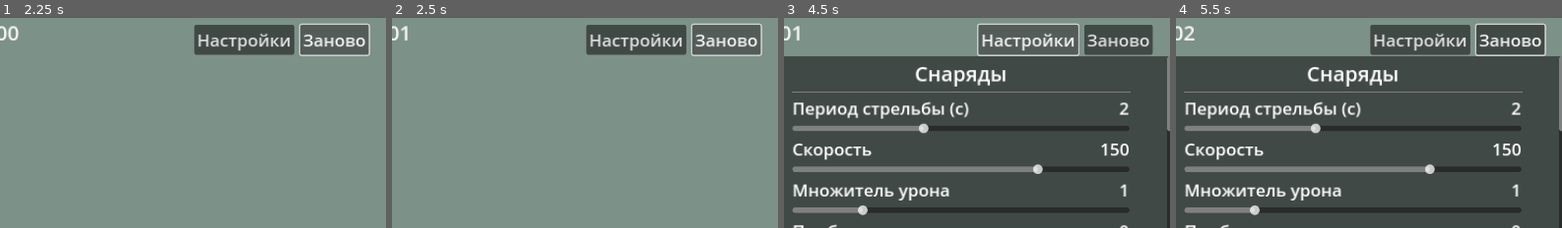
Above: before the commit, frames 1-4 (left to right).
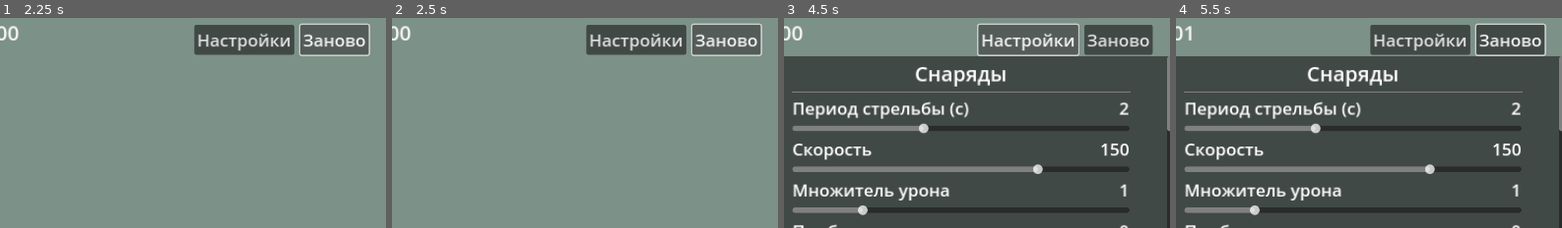
Above: after the commit, the same moments.

Repository: progstuff/2048TdPrototype
Game: Godot game, scene res://Data/WorldScene.tscn
Two runs of this game, one before a commit and one after it. Both use one fixed random seed, a clock stepped at 60 frames per second and the inputs below.
Inputs (mouse positions are % of the whole screen's width and height, from its top left):
- Up to frame 1 (2.25 s): tap Enter at 0.5 s; move the mouse to (71, 47) at 0.52 s; press the mouse at (71, 47) at 0.53 s; hold Right (right) 0.53-1.28 s; tap R (restart) at 1.25 s; move the mouse to (29, 58) at 1.27 s; release the mouse at (29, 58) at 1.28 s; hold Down (down) 1.28-2 s; click (29, 58) at 1.35 s; click "Заново" at 2 s
- Up to frame 2 (2.5 s): no input
- Up to frame 3 (4.5 s): click "Заново" at 2.75 s; click "Заново" at 3.5 s; click "Настройки" at 4.25 s
- Up to frame 4 (5.5 s): tap R (restart) at 5 s; move the mouse to (59, 29) at 5.02 s; press the mouse at (59, 29) at 5.03 s; hold Right (right) from 5.03 s (still down)
The pictures show only the part of the screen within x 49-99%, y 0-50%; the shares and areas given below are measured in that part.

Frame 1 is identical in both runs. In frame 2, 0.1% of the frame differs, in the area x 2-5%, y 3-11%; in frame 3, 0.1%; in frame 4, 0.1%.

Commit message:
Добавил бонус для калибра (увеличение скорости стрельбы)

Diff:
--- a/CalibrSpeedBonusScript.gd
+++ b/CalibrSpeedBonusScript.gd
@@ -1,4 +1,26 @@
 extends BonusElement
+
+@export var speedMultiplier = 4
+
+var wall = null
+var oldCoinChance = 0
 
 func _ready() -> void:
 	set_price(2)
+	bonusTime = 20
+	if(bonusTimer == null):
+		bonusTimer = $BonusTimer
+	bonusTimer.wait_time = bonusTime
+
+func set_wall(_wall: Node2D):
+	wall = _wall
+
+func activate_bonus():
+	if(wall == null):
+		return
+	wall.change_main_calibr_shoot_speed(speedMultiplier)
+	bonusTimer.start()
+
+func deactivate_bonus():
+	wall.set_normal_shoot_period()
+	bonusTimer.stop()
--- a/Data/BonusPanelScene.tscn
+++ b/Data/BonusPanelScene.tscn
@@ -31,3 +31,9 @@
 [node name="BonusContainer" type="HBoxContainer" parent="MarginContainer/VBoxContainer"]
 layout_mode = 2
 theme_override_constants/separation = 6
+
+[node name="BonusTimer" type="Timer" parent="."]
+process_mode = 1
+wait_time = 30.0
+
+[connection signal="timeout" from="BonusTimer" to="." method="_on_bonus_timer_timeout"]
--- a/Data/BonusPanelScript.gd
+++ b/Data/BonusPanelScript.gd
@@ -1,6 +1,7 @@
 extends PanelContainer
 
 @onready var container = $MarginContainer/VBoxContainer/BonusContainer
+@onready var bonusTimer = $BonusTimer
 
 var coinBonusScene = load("res://Data/CoinBonusScene.tscn")
 var calibrBonusScene = load("res://Data/CalibrBonusScene.tscn")
@@ -11,7 +12,7 @@
 func _ready() -> void:
 	pass
 
-func init(_enemySpawners: Node):
+func init(_enemySpawners: Node, _wall: Node2D):
 
 	if(!bonuses.is_empty()):
 		return
@@ -24,6 +25,7 @@
 
 	var calibrBonus = calibrBonusScene.instantiate()
 	calibrBonus.set_bonus_panel(self)
+	calibrBonus.set_wall(_wall)
 	calibrBonus.deactivate()
 	bonuses[1] = calibrBonus
 
@@ -31,6 +33,8 @@
 	fieldBonus.set_bonus_panel(self)
 	fieldBonus.deactivate()
 	bonuses[2] = fieldBonus
+
+	bonusTimer.start()
 
 func show_bonus_panel():
 	get_tree().paused = true
@@ -61,5 +65,20 @@
 			visible = false
 			bonus.activate_bonus()
 			break
+	get_tree().paused = false
+
+func restart():
+	for bonusInd in bonuses:
+		var bonus = bonuses[bonusInd]
+		bonus.restart()
 
 	get_tree().paused = false
+
+	for bonus in container.get_children():
+		container.remove_child(bonus)
+
+	bonusTimer.stop()
+	bonusTimer.start()
+
+func _on_bonus_timer_timeout() -> void:
+	show_bonus_panel()
--- a/Data/BonusScript.gd
+++ b/Data/BonusScript.gd
@@ -48,3 +48,6 @@
 
 func _on_bonus_timer_timeout() -> void:
 	deactivate_bonus()
+
+func restart():
+	deactivate_bonus()
--- a/Data/CalibrBonusScene.tscn
+++ b/Data/CalibrBonusScene.tscn
@@ -16,6 +16,7 @@
 
 [node name="CalibrBonus" instance=ExtResource("1_a5kh1")]
 script = ExtResource("2_1hmqc")
+speedMultiplier = 4
 
 [node name="BonusName" parent="MarginContainer/VBoxContainer" index="0"]
 text = "Главный калибр"
--- a/Data/CoinBonusScript.gd
+++ b/Data/CoinBonusScript.gd
@@ -21,7 +21,7 @@
 
 	for enemySpawner in enemySpawners.get_children():
 		oldCoinChance = enemySpawner.coinChance
-		enemySpawner.coinChance *= coinChanceMultiplier
+		enemySpawner.coinChanceMultiplier = coinChanceMultiplier
 
 	bonusTimer.start()
 
@@ -30,6 +30,6 @@
 		return
 
 	for enemySpawner in enemySpawners.get_children():
-		enemySpawner.coinChance /= coinChanceMultiplier
+		enemySpawner.set_normal_coin_chance()
 
 	bonusTimer.stop()
--- a/Data/EnemySpawnerScript.gd
+++ b/Data/EnemySpawnerScript.gd
@@ -9,6 +9,7 @@
 
 var difficult = 0
 @export var coinChance = 0.8
+@export var coinChanceMultiplier = 10
 @export var health = 3
 @export var healthDelta = 2
 @export var speed = 40
@@ -60,7 +61,7 @@
 	_enemy.deactivate()
 	pool[health].push_back(_enemy)
 
-	var isNeedCoin = randf_range(0, 1) <= coinChance
+	var isNeedCoin = randf_range(0, 1) <= coinChance*coinChanceMultiplier
 	if(isNeedCoin):
 		coinSpawner.create_coin(pos)
 
@@ -103,3 +104,6 @@
 
 func _on_difficulty_timer_timeout() -> void:
 	difficult += difficultVal
+
+func set_normal_coin_chance():
+	coinChanceMultiplier = 1
--- a/Data/TowerScene.tscn
+++ b/Data/TowerScene.tscn
@@ -37,7 +37,3 @@
 vertical_alignment = 1
 
 [node name="Bullets" type="Node2D" parent="."]
-
-[node name="SpawnTimer" type="Timer" parent="."]
-
-[connection signal="timeout" from="SpawnTimer" to="." method="_on_spawn_timer_timeout"]
--- a/Data/TowerScript.gd
+++ b/Data/TowerScript.gd
@@ -4,19 +4,34 @@
 @onready var rect = $ColorRect
 @onready var lvlLbl = $ColorRect/Label
 @onready var bullets = $Bullets
-@onready var spawnTimer = $SpawnTimer
+
+var needSpawnBullets = false
+var curSpawnTime = 0
+var spawnWaitTime = 2
 
 @export var bulletSpeed = 150
 @export var bulletPowerMult = 1
 @export var bulletPowerShift = 0
 
 var bulletsSpawnPeriod = 2.0
+var bulletSpawnMult = 1.0
 
 var towerInd = 0
 var bullet = load("res://Data/BulletScene.tscn")
 
 var pool = {}
 var lvl = 1
+
+func set_normal_shoot_period():
+	spawnWaitTime = bulletsSpawnPeriod
+	bulletSpawnMult = 1.0
+
+func set_boosted_shoot_period(_bulletSpawnMult: float):
+	bulletSpawnMult = _bulletSpawnMult
+	spawnWaitTime = bulletsSpawnPeriod / bulletSpawnMult
+
+func get_bullet_spawn_mult() -> float:
+	return bulletSpawnMult
 
 func set_bullet_speed(_speed: float):
 	bulletSpeed = _speed
@@ -25,7 +40,7 @@
 
 func set_bullets_spawn_period(_spawnPeriod: float):
 	bulletsSpawnPeriod = _spawnPeriod
-	spawnTimer.wait_time = bulletsSpawnPeriod
+	spawnWaitTime = bulletsSpawnPeriod
 
 func get_bullet_spawn_period() -> float:
 	return bulletsSpawnPeriod
@@ -53,15 +68,17 @@
 	return towerInd
 
 func start_shooting():
-	spawnTimer.start()
+	needSpawnBullets = true
 
 func stop_shooting():
-	spawnTimer.stop()
+	needSpawnBullets = false
+	curSpawnTime = 0
 
 func restart():
 	stop_shooting()
 	for blt in bullets.get_children():
 		remove_bullet(blt)
+	set_normal_shoot_period()
 	start_shooting()
 
 func get_str_lbl(_number: int) -> String:
@@ -146,7 +163,17 @@
 	else:
 		visible = true
 
-func _on_spawn_timer_timeout() -> void:
+func _process(_delta: float) -> void:
+	if(!needSpawnBullets):
+		curSpawnTime = 0
+		return
+
+	curSpawnTime += _delta
+	if(curSpawnTime >= spawnWaitTime):
+		spawn_bullet()
+		curSpawnTime = 0
+
+func spawn_bullet() -> void:
 	if(visible):
 		var bult = create_bullet()
 		bullets.add_child(bult)
--- a/Data/WallScript.gd
+++ b/Data/WallScript.gd
@@ -36,6 +36,15 @@
 func get_bullet_power_shift() -> float:
 	return towers.get_child(0).bulletPowerShift
 
+func set_normal_shoot_period():
+	for twr in towers.get_children():
+		twr.set_normal_shoot_period()
+
+func change_main_calibr_shoot_speed(_multiplyer: float):
+	for twr in towers.get_children():
+		if(twr.get_tower_ind() == 0):
+			twr.set_boosted_shoot_period(_multiplyer)
+			break
 
 func _input(event: InputEvent) -> void:
 	if Input.is_action_just_pressed("click"):
@@ -58,11 +67,14 @@
 	var mainTwrLvl = mainTwr.lvl
 	var otherTwrLvl = otherTwr.lvl
 
+	var mult = mainTwr.get_bullet_spawn_mult()
 	mainTwr.set_tower_ind(twrInd)
 	mainTwr.change_lvl(otherTwrLvl)
+	mainTwr.set_normal_shoot_period()
 
 	otherTwr.set_tower_ind(0)
 	otherTwr.change_lvl(mainTwrLvl)
+	otherTwr.set_boosted_shoot_period(mult)
 
 func change_position(newX: int):
 	for twr in towers.get_children():
--- a/Data/WorldScene.tscn
+++ b/Data/WorldScene.tscn
@@ -49,10 +49,6 @@
 [node name="EnemyLines" type="Node" parent="."]
 
 [node name="Timer" type="Timer" parent="."]
-autostart = true
-
-[node name="BonusTimer" type="Timer" parent="."]
-wait_time = 30.0
 autostart = true
 
 [node name="Interface" type="Control" parent="."]
@@ -179,7 +175,6 @@
 [connection signal="wall_damaged" from="Wall" to="GameField" method="_on_wall_wall_damaged"]
 [connection signal="coin_clicked_signal" from="CoinSpawner" to="." method="_on_coin_spawner_coin_clicked_signal"]
 [connection signal="timeout" from="Timer" to="." method="_on_timer_timeout"]
-[connection signal="timeout" from="BonusTimer" to="." method="_on_bonus_timer_timeout"]
 [connection signal="button_down" from="Interface/HBoxContainer2/ConfigButton" to="." method="_on_config_button_button_down"]
 [connection signal="pressed" from="Interface/HBoxContainer2/RestartBtn" to="." method="_on_restart_btn_pressed"]
 [connection signal="pressed" from="Interface/HBoxContainer2/RestartBtn" to="GameField" method="_on_restart_btn_pressed"]
--- a/Data/WorldScript.gd
+++ b/Data/WorldScript.gd
@@ -10,6 +10,7 @@
 @onready var switchers = $Interface/Switchers
 @onready var coinSpawner = $CoinSpawner
 @onready var bonusPanel = $Interface/BonusPanel
+
 var coinsCnt = 0
 var curSeconds = 0
 
@@ -88,7 +89,7 @@
 			switchers.set_coin_chance_value(enemySpawner.coinChance)
 			break
 	#бонусы
-	bonusPanel.init(enemyLines)
+	bonusPanel.init(enemyLines, wall)
 
 	bonusPanel.show_bonus_panel()
 
@@ -112,11 +113,15 @@
 
 	wall.restart()
 
+	timer.stop()
 	curSeconds = 0
 	timerLbl.text = "00:00 "
+	timer.start()
 
 	coinsCnt = 0
 	coinValLbl.text = str(coinsCnt)
+
+	bonusPanel.restart()
 
 func _on_restart_btn_pressed() -> void:
 	restart_game()
@@ -216,6 +221,3 @@
 		enemySpawner.coinChance = _val
 	config.set_value("coinChance", "value", _val)
 	config.save("user://prefs.cfg")
-
-func _on_bonus_timer_timeout() -> void:
-	bonusPanel.show_bonus_panel()
